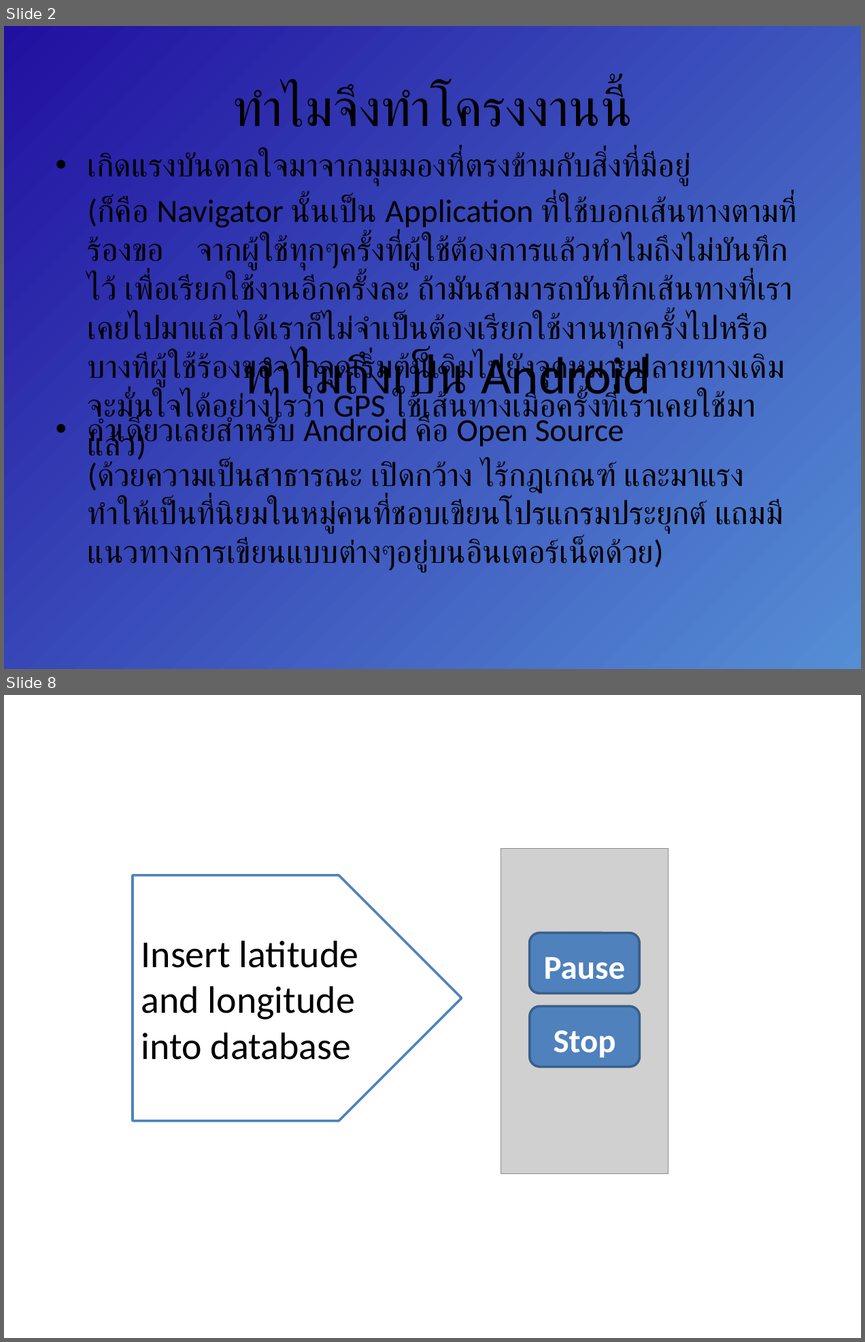
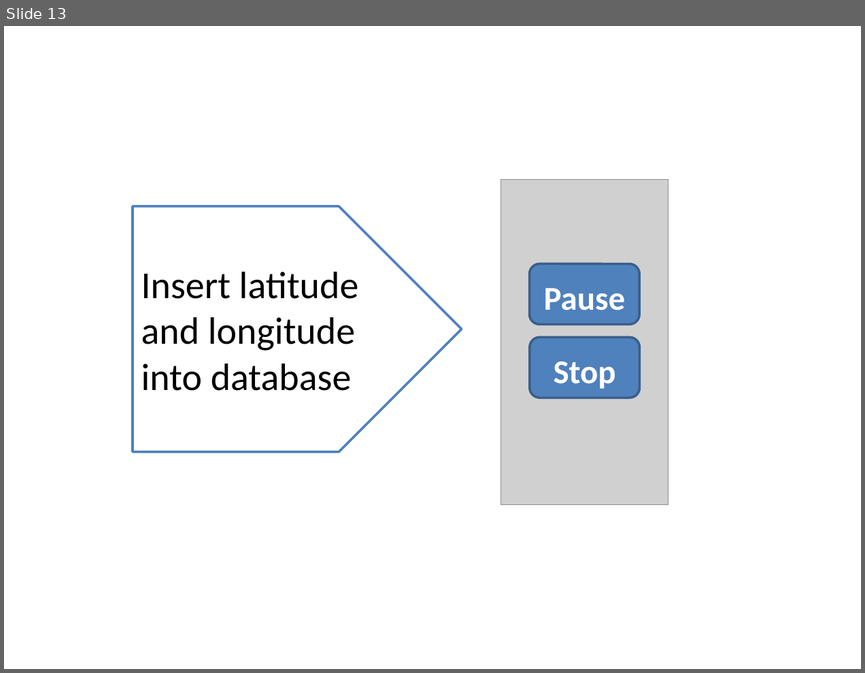
Before and after one commit to amfeelgood/Senior_Project, a slide deck: Doc/ProjectPresentation1.pptx. Shown one above the other, each under a label of ours: slides 2 and 8 before the commit, slide 13 after it; the slides between them are not shown. The pictures are 865x1342 and 865x673 pixels, drawn with LibreOffice and Linux fonts; fonts in the diff are those of the drawing; grey boxes stand for pictures. Boxes give left, top, right and bottom in pixels: in the first picture for what was removed or moved away, otherwise in the second. Text is boxed around its words. In the diff, an @@ line names an element or a change of style, - is before the commit and + after.

```diff
--- a/Doc/ProjectPresentation1.pptx
+++ b/Doc/ProjectPresentation1.pptx
@@ slide 2 removed at (4,26,861,669), background gradient #558ED5 to #2110A0 to #FFFFFF to #FFEBFA @@
@@ title removed at (232,85,626,127) @@
-ทำไมจึงทำโครงงานนี้
@@ text removed at (88,151,796,465) @@
-• เกิดแรงบันดาลใจมาจากมุมมองที่ตรงข้ามกับสิ่งที่มีอยู่
-(ก็คือ Navigator นั้นเป็น Application ที่ใช้บอกเส้นทางตามที่ร้องขอ จากผู้ใช้ทุกๆครั้งที่ผู้ใช้ต้องการแล้วทำไมถึงไม่บันทึกไว้ เพื่อเรียกใช้งานอีกครั้งละ ถ้ามันสามารถบันทึกเส้นทางที่เราเคยไปมาแล้วได้เราก็ไม่จำเป็นต้องเรียกใช้งานทุกครั้งไปหรือบางทีผู้ใช้ร้องขอจากจุดเริ่มต้นเดิมไปยังจุดหมายปลายทางเดิมจะมั่นใจได้อย่างไรว่า GPS ใช้เส้นทางเมื่อครั้งที่เราเคยใช้มาแล้ว)
@@ text removed at (242,350,651,407) @@
-ทำไมถึงเป็น Android
@@ text removed at (88,414,782,572) @@
-• คำเดียวเลยสำหรับ Android คือ Open Source
-(ด้วยความเป็นสาธารณะ เปิดกว้าง ไร้กฎเกณฑ์ และมาแรง ทำให้เป็นที่นิยมในหมู่คนที่ชอบเขียนโปรแกรมประยุกต์ แถมมีแนวทางการเขียนแบบต่างๆอยู่บนอินเตอร์เน็ตด้วย)
@@ what was slide 8 is now slide 13 @@
```
Also in this commit, not shown: 5 slides changed, 7 slides added.
